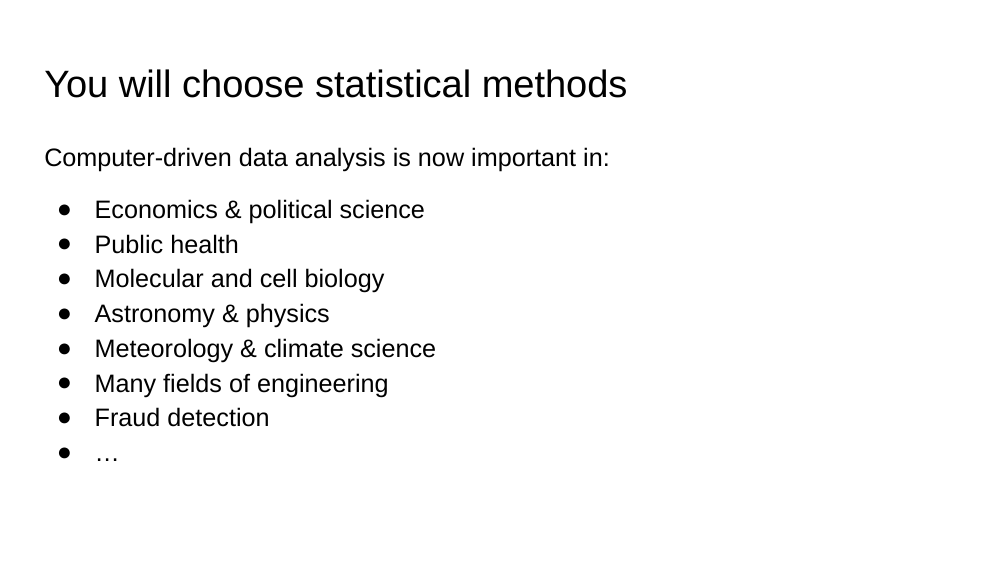
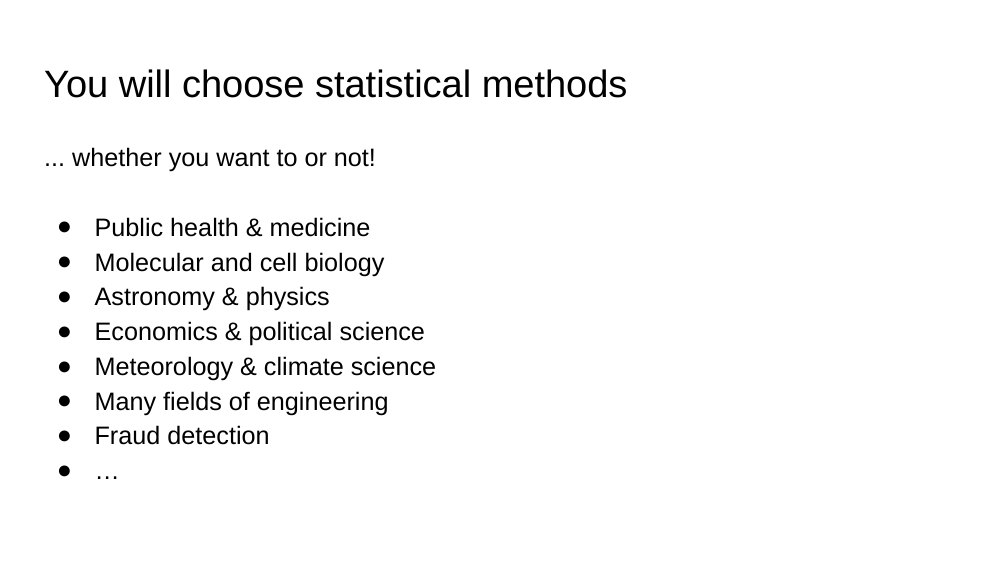
Before and after one commit to ekernf01/HEART_choosing_stat_methods, a slide deck: slide 2 of course content/Choosing statistical methods day 1.pptx. Drawn at 1008x567 pixels with LibreOffice and Linux fonts; fonts in the diff are those of the drawing. Boxes give left, top, right and bottom in pixels: in the first picture for what was removed or moved away, otherwise in the second. Text is boxed around its words. In the diff, an @@ line names an element or a change of style, - is before the commit and + after.

```diff
--- a/course content/Choosing statistical methods day 1.pptx
+++ b/course content/Choosing statistical methods day 1.pptx
@@ text at bbox=[72, 147, 376, 237]: text changed @@
-Computer-driven data analysis is now important in:
-● Economics & political science
-● Public health
+... whether you want to or not!
+● Public health & medicine
@@ text at bbox=[95, 321, 425, 346]: paragraph added @@
+● Economics & political science
```
Also in this commit, not shown: 4 other slides changed, 3 slides added, 4 slides removed, 1 other file.
